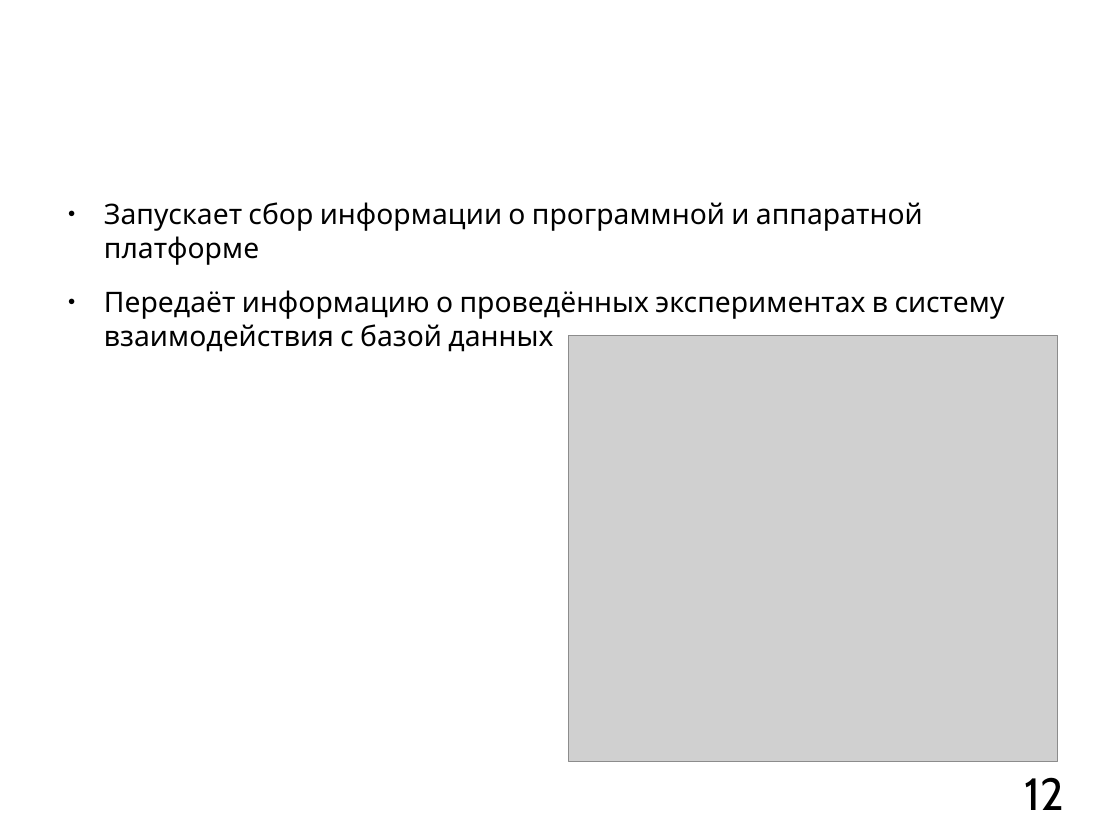
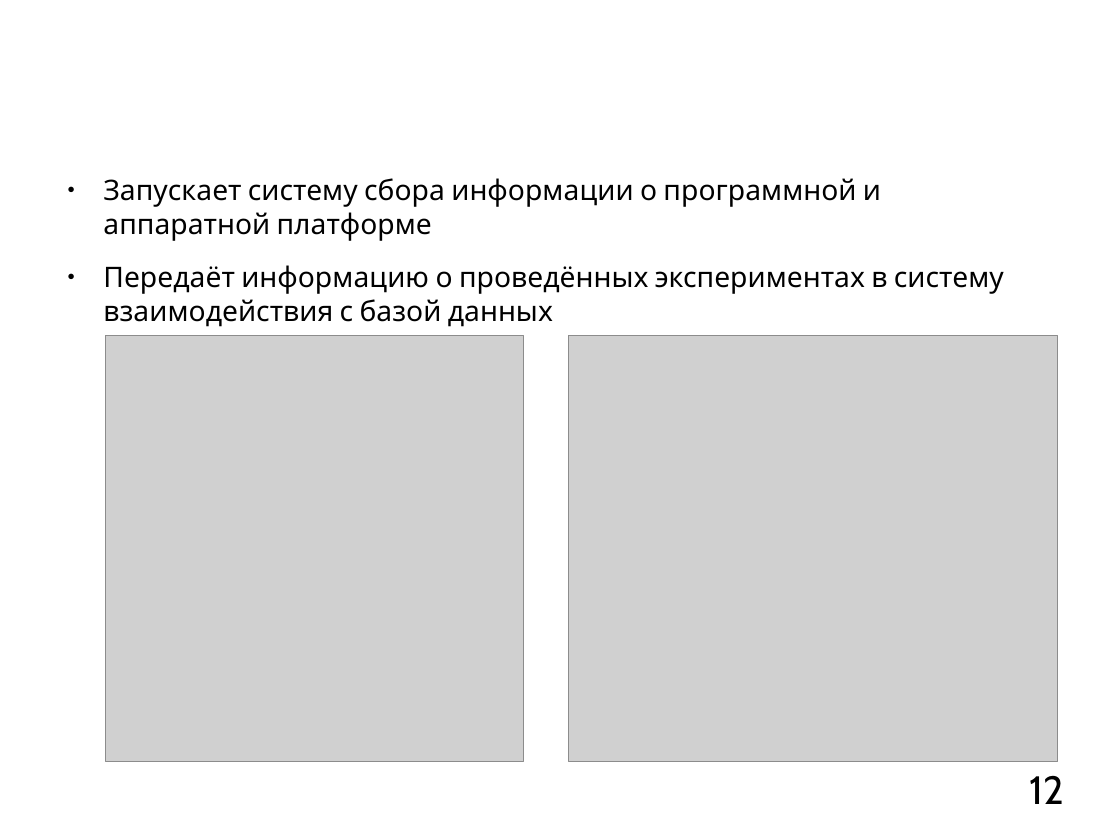
Before and after one commit to mkpankov/adaptor, a slide deck: slide 12 of diploma/defense/brochure.odp. Drawn at 1120x840 pixels with LibreOffice and Linux fonts; fonts in the diff are those of the drawing; grey boxes stand for pictures; background and template pictures are left out. Boxes give left, top, right and bottom in pixels: in the first picture for what was removed or moved away, otherwise in the second. Text is boxed around its words. In the diff, an @@ line names an element or a change of style, - is before the commit and + after.

```diff
--- a/diploma/defense/brochure.odp
+++ b/diploma/defense/brochure.odp
@@ text "Запускает систему сбора информации о ...": place and size @@
-text "Запускает систему сбора информации о ..." at (104, 202, 1005, 352)
+text "Запускает систему сбора информации о ..." at (103, 178, 1004, 327)
@@ text at (103, 178, 881, 241): text changed @@
-● Запускает сбор информации о программной и аппаратной платформе
+● Запускает систему сбора информации о программной и аппаратной платформе
@@ picture added at (106, 335, 523, 762) @@
@@ page number at (1029, 775, 1064, 804): size 32 to 28 pt @@
```
Also in this commit, not shown: 10 other slides changed, 1 slide added, 6 slides removed.
